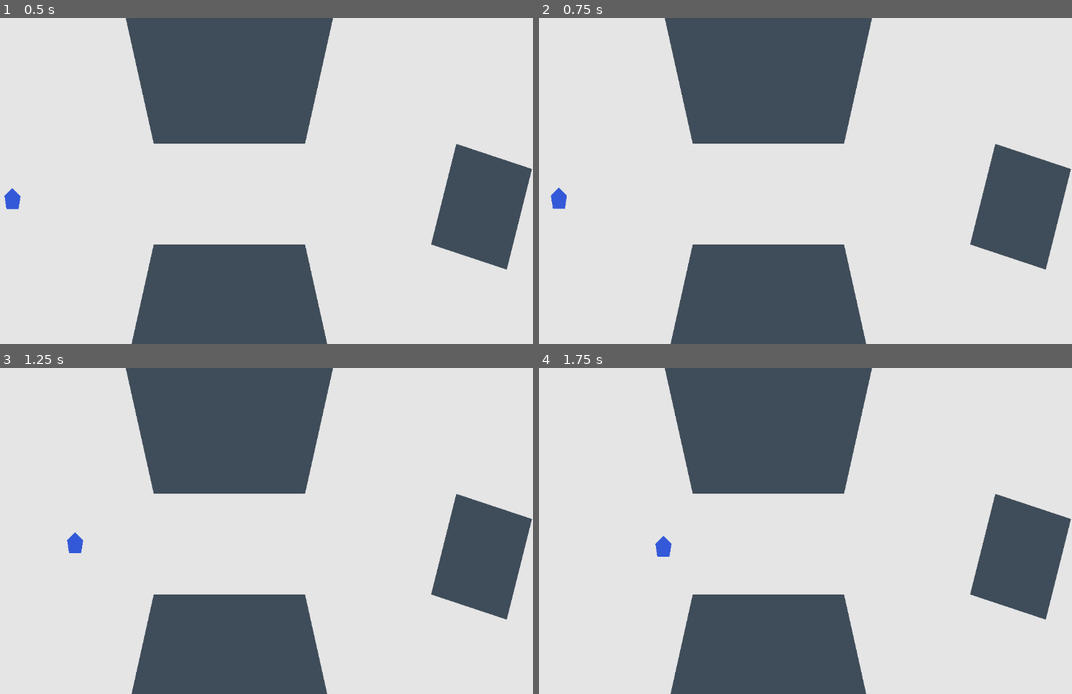
Above: before the commit, frames 1-4 (two rows, left to right).
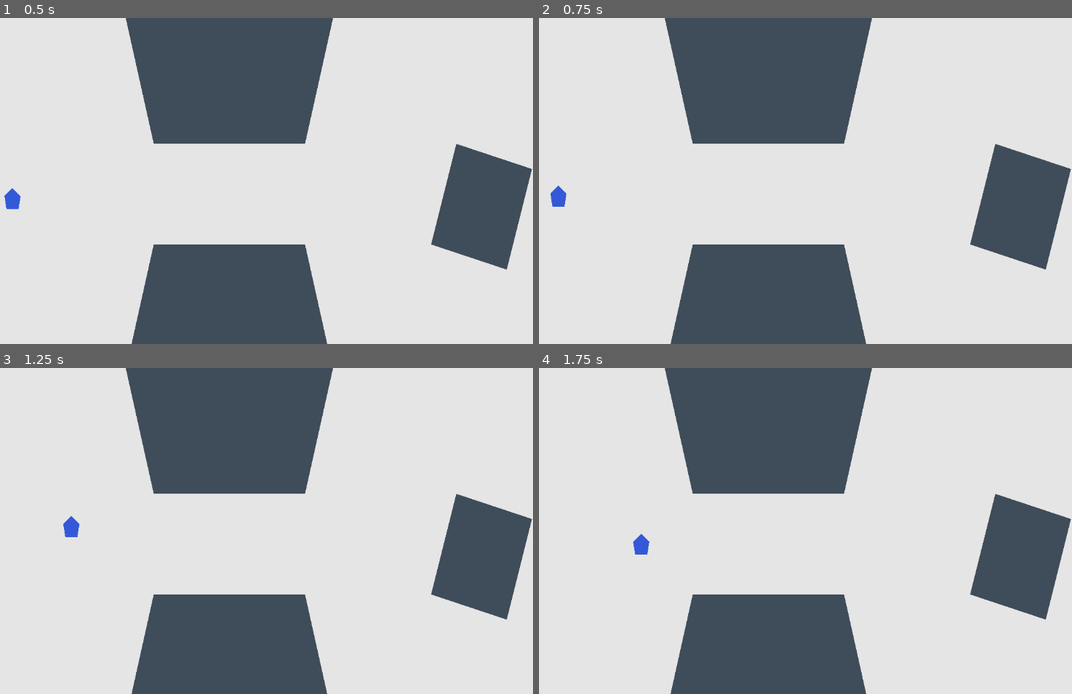
Above: after the commit, the same moments.

Repository: cblab/kingslayer
Game: Godot game, scene res://scenes/Main.tscn
Two runs of this game, one before a commit and one after it. Both use one fixed random seed, a clock stepped at 60 frames per second and the inputs below.
Inputs (mouse positions are in pixels of both pictures, inside the frame that each line leads up to):
- Up to frame 1 (0.5 s): no input
- Up to frame 2 (0.75 s): tap Enter at 0.5 s; move the mouse to (906, 164) at 0.52 s; click (906, 164) at 0.67 s
- Up to frame 3 (1.25 s): no input
- Up to frame 4 (1.75 s): move the mouse to (666, 547) at 1.27 s; click (666, 547) at 1.42 s

Frame 1 is identical in both runs. In frame 2, less than 0.1% of the frame differs, in the area x 2-6%, y 51-59%; in frame 3, 0.3%; in frame 4, 0.3%, in the area x 17-25%, y 50-58%.

Commit message:
Add Godot 4 navigation mesh and agent-based unit movement

Diff:
--- a/scenes/World.tscn
+++ b/scenes/World.tscn
@@ -1,6 +1,10 @@
-[gd_scene load_steps=2 format=3 uid="uid://b1x2y3z4w5v6u"]
+[gd_scene load_steps=3 format=3 uid="uid://b1x2y3z4w5v6u"]
 
 [ext_resource type="PackedScene" path="res://scenes/units/Unit.tscn" id="1_unit_scene"]
+
+[sub_resource type="NavigationPolygon" id="1_navigation_polygon"]
+vertices = PackedVector2Array(0, 0, 300, 0, 300, 1080, 0, 1080, 300, 260, 900, 260, 900, 440, 300, 440, 800, 0, 1920, 0, 1920, 260, 800, 260, 800, 500, 1920, 500, 1920, 1080, 800, 1080, 800, 260, 950, 260, 950, 500, 800, 500, 1150, 260, 1920, 260, 1920, 500, 1150, 500)
+polygons = Array[PackedInt32Array]([PackedInt32Array(0, 1, 2, 3), PackedInt32Array(4, 5, 6, 7), PackedInt32Array(8, 9, 10, 11), PackedInt32Array(12, 13, 14, 15), PackedInt32Array(16, 17, 18, 19), PackedInt32Array(20, 21, 22, 23)])
 
 [node name="World" type="Node2D"]
 
@@ -9,6 +13,9 @@
 [node name="GroundVisual" type="Polygon2D" parent="Ground"]
 color = Color(0.9, 0.9, 0.9, 1)
 polygon = PackedVector2Array(-1000, -1000, 3000, -1000, 3000, 2000, -1000, 2000)
+
+[node name="NavigationRegion" type="NavigationRegion2D" parent="."]
+navigation_polygon = SubResource("1_navigation_polygon")
 
 [node name="PlayerUnit" parent="." instance=ExtResource("1_unit_scene")]
 position = Vector2(120, 360)
--- a/scenes/units/Unit.tscn
+++ b/scenes/units/Unit.tscn
@@ -14,3 +14,8 @@
 
 [node name="Collision" type="CollisionShape2D" parent="."]
 shape = SubResource("1_circle_shape")
+
+[node name="NavigationAgent2D" type="NavigationAgent2D" parent="."]
+path_desired_distance = 8.0
+target_desired_distance = 10.0
+navigation_layers = 1
--- a/scripts/units/unit.gd
+++ b/scripts/units/unit.gd
@@ -2,32 +2,25 @@
 class_name Unit
 
 @export var move_speed: float = 220.0
-@export var stop_distance: float = 6.0
 
-var _target_position: Vector2
-var _has_target: bool = false
-
-func _ready() -> void:
-	_target_position = global_position
+@onready var _navigation_agent: NavigationAgent2D = $NavigationAgent2D
 
 func _unhandled_input(event: InputEvent) -> void:
 	if event is InputEventMouseButton and event.button_index == MOUSE_BUTTON_LEFT and event.pressed:
-		_target_position = get_global_mouse_position()
-		_has_target = true
+		_navigation_agent.target_position = get_global_mouse_position()
 
 func _physics_process(_delta: float) -> void:
-	if not _has_target:
+	if _navigation_agent.is_navigation_finished():
 		velocity = Vector2.ZERO
 		move_and_slide()
 		return
 
-	var to_target := _target_position - global_position
-	var distance := to_target.length()
+	var next_path_position := _navigation_agent.get_next_path_position()
+	var to_next := next_path_position - global_position
 
-	if distance <= stop_distance:
-		_has_target = false
+	if to_next.length_squared() <= 0.0001:
 		velocity = Vector2.ZERO
 	else:
-		velocity = to_target.normalized() * move_speed
+		velocity = to_next.normalized() * move_speed
 
 	move_and_slide()
